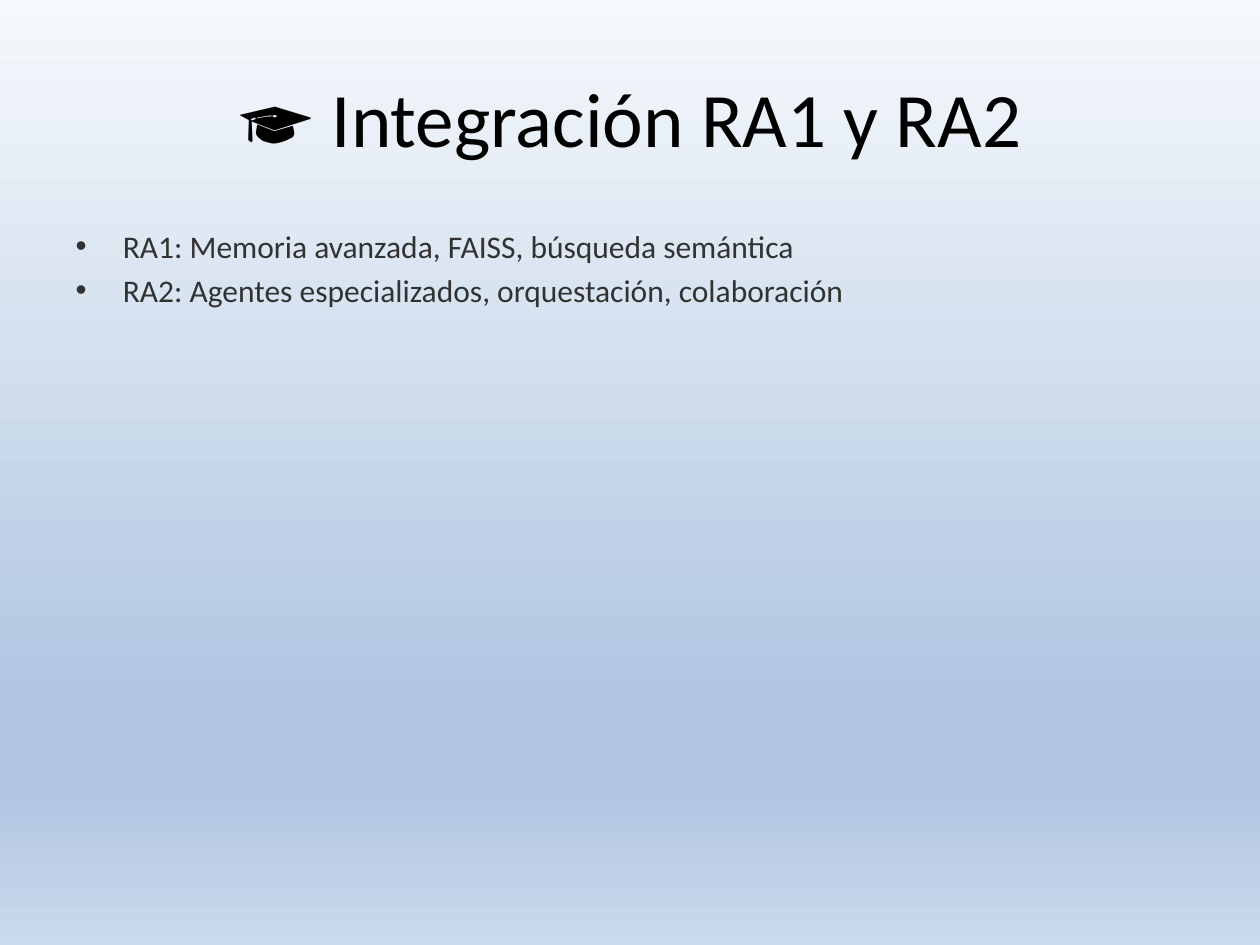
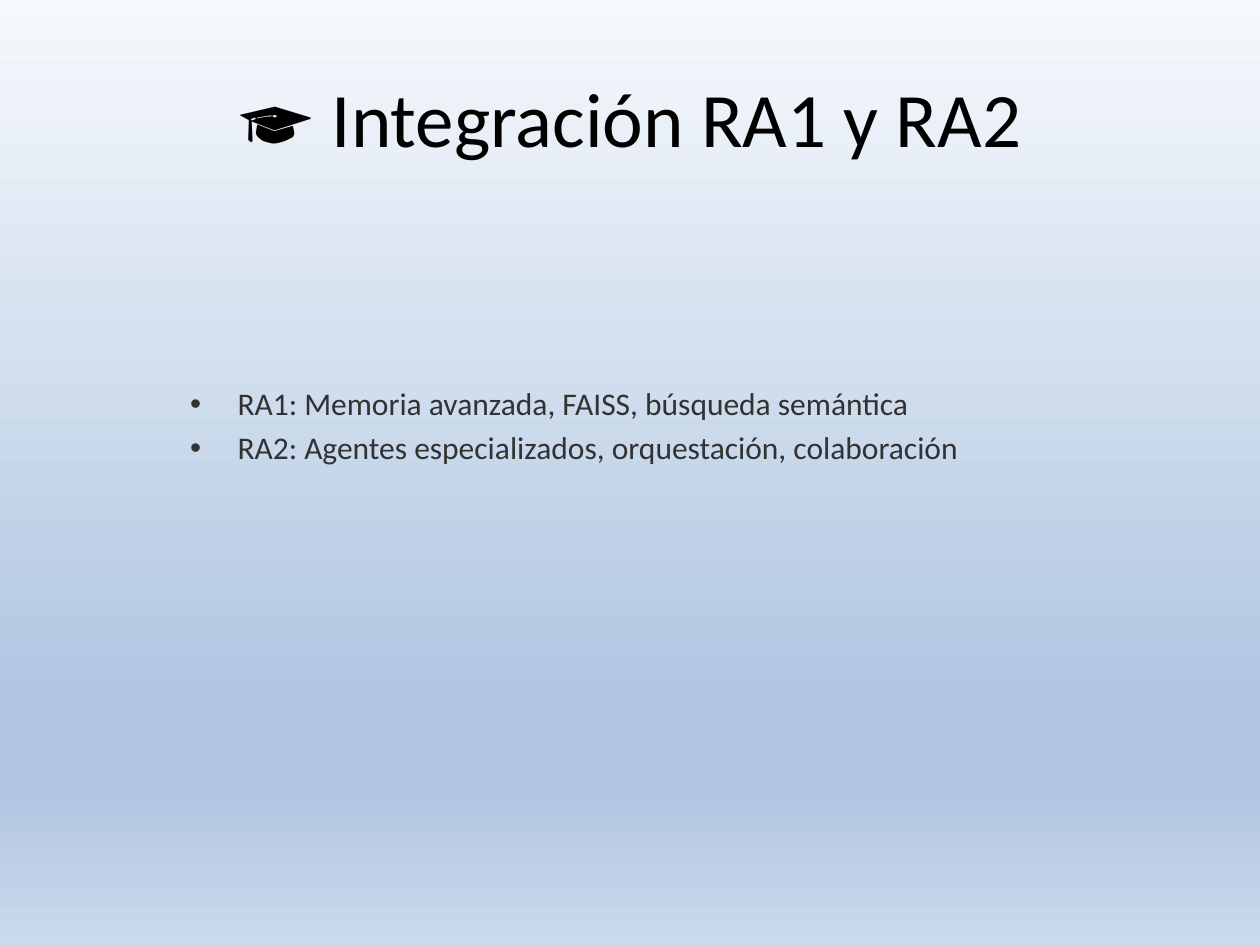
Before and after one commit to Alejandroduoc/pruebaIA, a slide deck: slide 13 of Sistema_MultiAgente_Orquestacion_Inteligente_.pptx (slide 14 before the commit). Drawn at 1260x945 pixels with LibreOffice and Linux fonts; fonts in the diff are those of the drawing. Boxes give left, top, right and bottom in pixels: in the first picture for what was removed or moved away, otherwise in the second. Text is boxed around its words. In the diff, an @@ line names an element or a change of style, - is before the commit and + after.

```diff
--- a/Sistema_MultiAgente_Orquestacion_Inteligente_.pptx
+++ b/Sistema_MultiAgente_Orquestacion_Inteligente_.pptx
@@ text "RA1: Memoria avanzada, FAISS, búsqueda ...": place and size @@
-text "RA1: Memoria avanzada, FAISS, búsqueda ..." at (123, 236, 843, 308)
+text "RA1: Memoria avanzada, FAISS, búsqueda ..." at (238, 393, 957, 465)
```
Also in this commit, not shown: 10 other slides changed, 1 slide removed, 1 other file.
